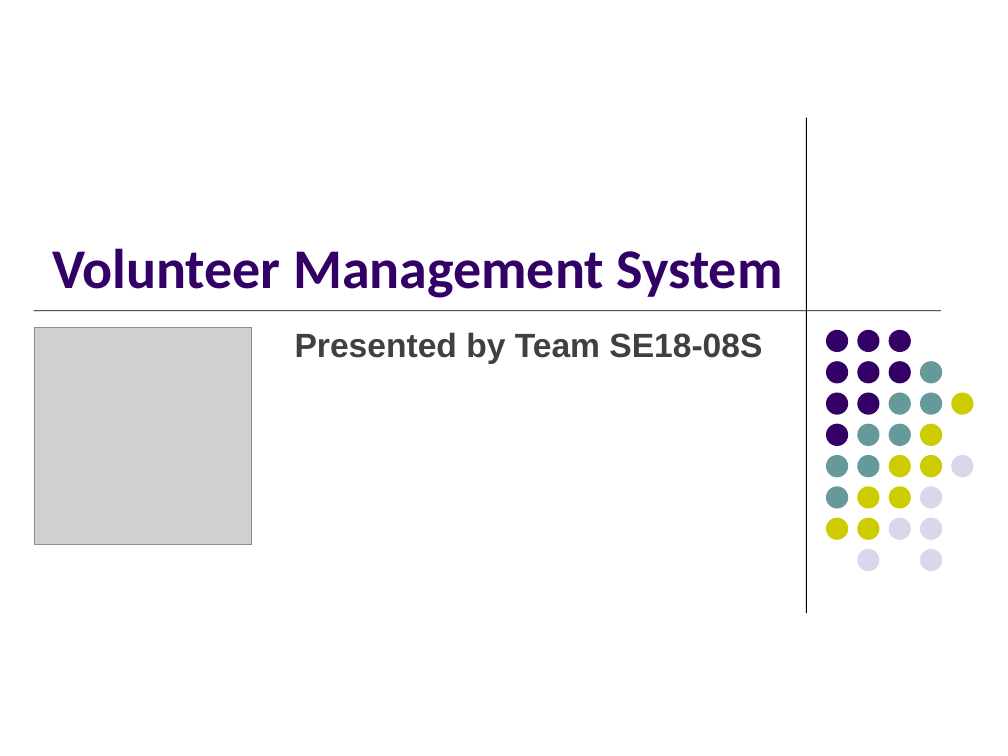
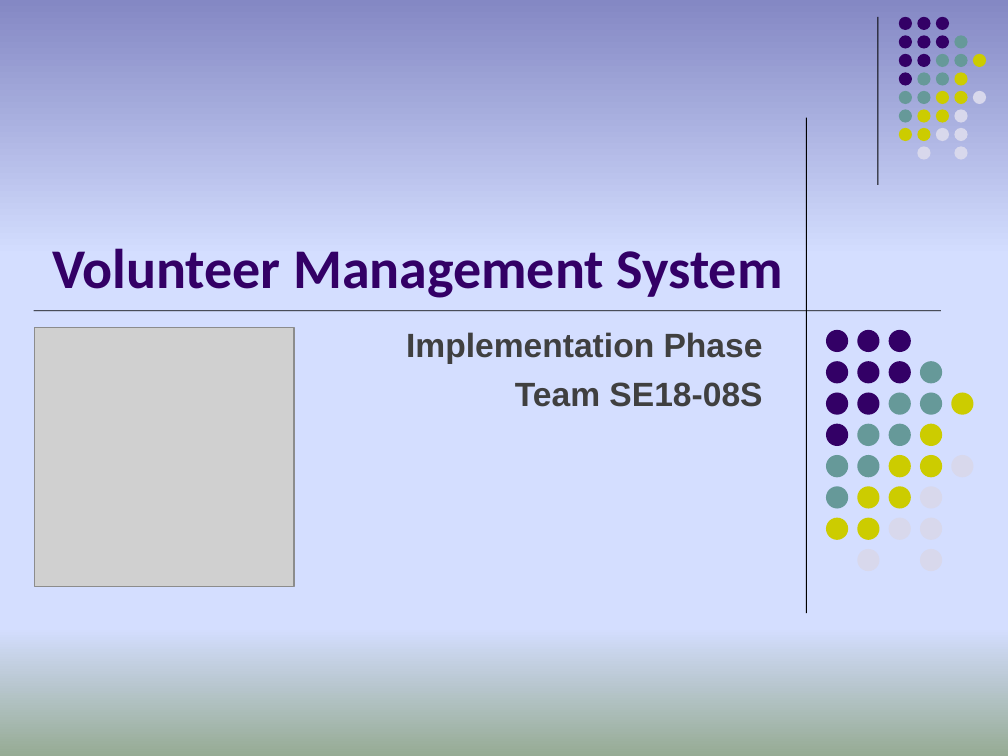
Before and after one commit to imireasa/mtech-se18-t08s, a slide deck: slide 1 of docs/W-9 Working Document/W-9.3 Presentation Slides/Phase 3/vms_presentation_3_v0.1.pptx. Drawn at 1008x756 pixels with LibreOffice and Linux fonts; fonts in the diff are those of the drawing; grey boxes stand for pictures. Boxes give left, top, right and bottom in pixels: in the first picture for what was removed or moved away, otherwise in the second. Text is boxed around its words. In the diff, an @@ line names an element or a change of style, - is before the commit and + after.

```diff
--- a/docs/W-9 Working Document/W-9.3 Presentation Slides/Phase 3/vms_presentation_3_v0.1.pptx
+++ b/docs/W-9 Working Document/W-9.3 Presentation Slides/Phase 3/vms_presentation_3_v0.1.pptx
@@ background #FFFFFF to gradient #8488C4 to #D4DEFF to #96AB94 @@
@@ line added from (878, 17) to (878, 184), #000000 0.75 pt @@
@@ group added at [899, 17, 986, 159]: 31 ellipses @@
@@ picture: place and size @@
-picture at [35, 328, 252, 544]
+picture at [35, 328, 294, 587]
@@ subtitle at [406, 332, 763, 407]: text changed @@
-Presented by Team SE18-08S
+Implementation Phase
+Team SE18-08S
```
Also in this commit, not shown: 29 other slides changed.
